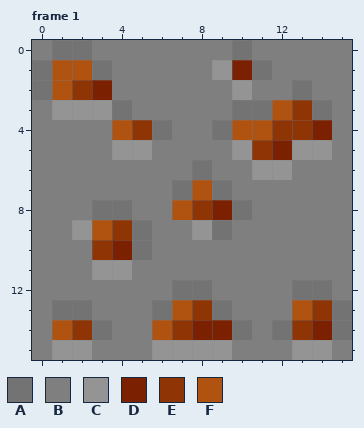
Two versions of one pixel-art file, 设计与资源/block.aseprite. That is the earlier state.
16x16 pixels, 43 frames. Colours within 5 levels of each other are drawn and written as one. Shown: frame 1. The commit also changed other frames, which this record leaves out.
Palette (. is transparent): A #737373  B #7f7f7f  C #949494  D #7b2101  E #8f3505  F #b05311
Pixels before, frame 1, first column x 0:
 0 BAABBBBBBBABBBBB
 1 AFFABBBBBCDABBBB
 2 AFEDBBBBBBCBBABB
 3 BCCCABBBBBAAFEAB
 4 BBBBFEABBAFFEEDB
 5 BBBBCCBBBBCEDCCB
 6 BBBBBBBBABBCCBBB
 7 BBBBBBBAFABBBBBB
 8 BBBAABBFEDABBBBB
 9 BBCFEABBCABBBBBB
10 BBBEDABBBBBBBBBB
11 BBBCCBBBBBBBBBBB
12 BBBBBBBAABBBBAAB
13 BAABBBAFEABBBFEA
14 BFEABBFEDDABAEDA
15 BCCBBBCCCCBBBCCB
After:
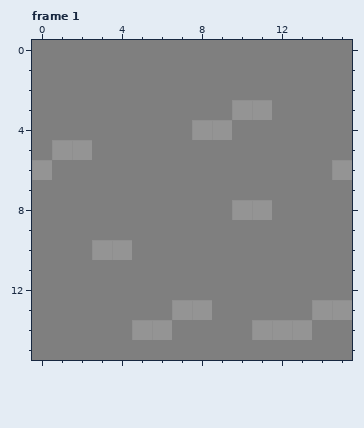
From old to new:
layer "Stone" now shown
layer "ore_bg" now hidden
Frame 1:
Colour A becomes colour B in row 0 at x 1 to 2 and 10; in row 1 at x 0, 3 and 11; in row 2 at x 0 and 13; in row 3 at x 4 and 14; in row 4 at x 6; in row 6 at x 8.
Colour A becomes colour B in row 7 at x 7 and 9; in row 8 at x 3 to 4; in row 9 at x 5 and 9; in row 10 at x 5; in row 12 at x 7 to 8 and 13 to 14; in row 13 at x 1 to 2, 6 and 9.
Colour A becomes colour B in row 14 at x 3, 10 and 15.
Colour C becomes colour B in row 1 at x 9; in row 2 at x 10; in row 3 at x 1 to 3; in row 5 at x 4 to 5, 10 and 13 to 14; in row 6 at x 11 to 12; in row 9 at x 2 and 8.
Colour C becomes colour B in row 11 at x 3 to 4; in row 15 at x 1 to 2, 6 to 9 and 13 to 14.
Colour D becomes colour B in row 1 at x 10; in row 2 at x 3; in row 4 at x 14; in row 5 at x 12; in row 8 at x 9; in row 14 at x 8 to 9 and 14.
Colour E becomes colour B in row 2 at x 2; in row 3 at x 13; in row 4 at x 5 and 12 to 13; in row 5 at x 11; in row 8 at x 8; in row 9 at x 4.
Colour E becomes colour B in row 14 at x 2 and 7.
Colour F becomes colour B in row 1 at x 1 to 2; in row 2 at x 1; in row 3 at x 12; in row 4 at x 4 and 10 to 11; in row 7 at x 8; in row 8 at x 7.
Colour F becomes colour B in row 9 at x 3; in row 13 at x 13; in row 14 at x 1.
Colour A becomes colour C in row 3 at x 10 to 11; in row 4 at x 9; in row 8 at x 10; in row 13 at x 15; in row 14 at x 12.
Colour B becomes colour C in row 4 at x 8; in row 5 at x 1 to 2; in row 6 at x 0 and 15; in row 8 at x 11; in row 14 at x 5 and 11.
Colour D becomes colour C in row 10 at x 4.
Colour E becomes colour C in row 10 at x 3; in row 13 at x 8 and 14; in row 14 at x 13.
Colour F becomes colour C in row 13 at x 7; in row 14 at x 6.
